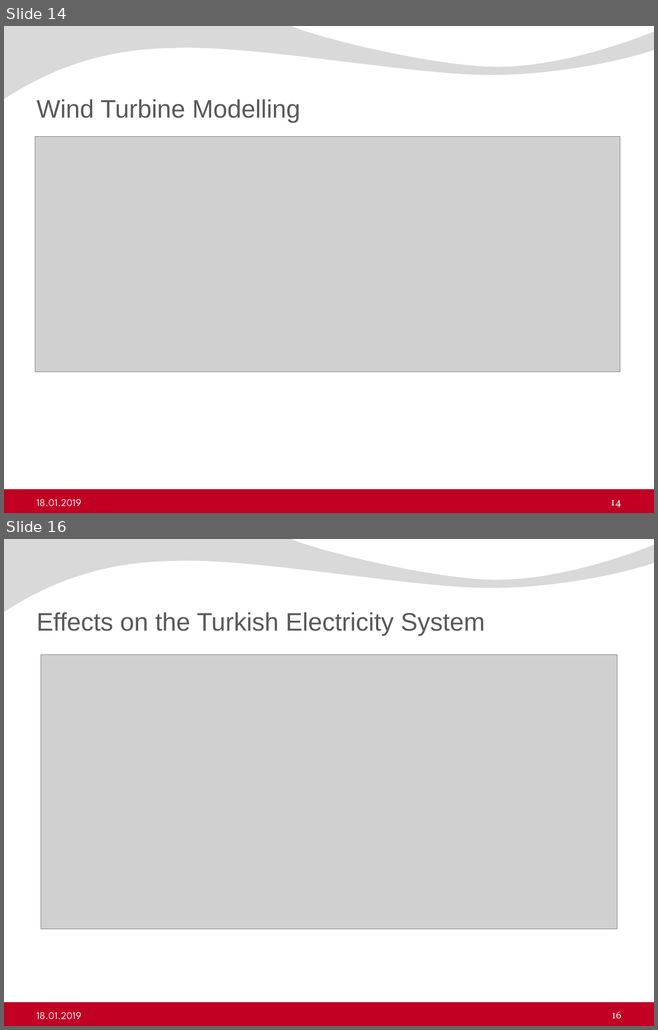
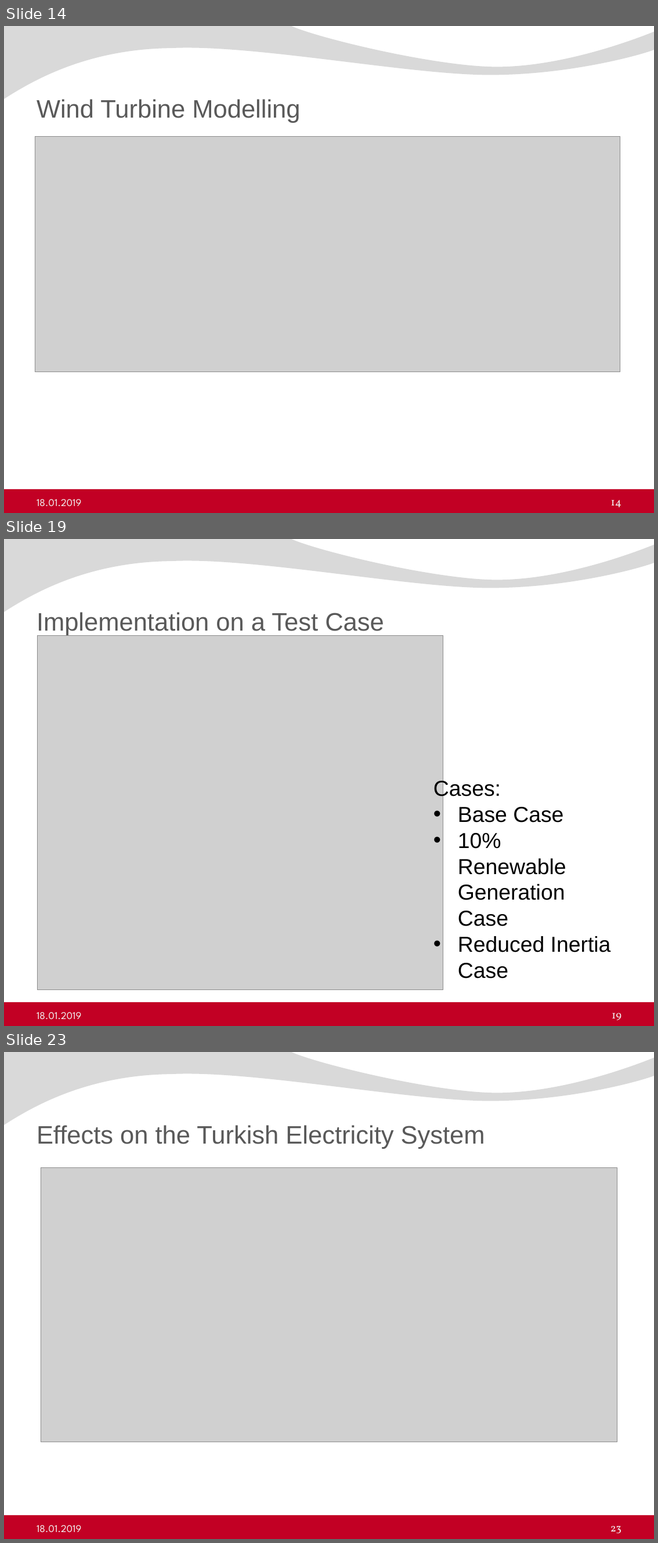
Before and after one commit to ErencanDuymaz/Research, a slide deck: Thesis/Thesis Defence/Erencan_Duymaz_thesis_defence.pptx. Shown one above the other, each under a label of ours: slides 14 and 16 before the commit, slides 14, 19 and 23 after it; the slides between them are not shown. The pictures are 658x1030 and 658x1543 pixels, drawn with LibreOffice and Linux fonts; fonts in the diff are those of the drawing; grey boxes stand for pictures; background and template pictures are left out. Boxes give left, top, right and bottom in pixels: in the first picture for what was removed or moved away, otherwise in the second. Text is boxed around its words. In the diff, an @@ line names an element or a change of style, - is before the commit and + after.

```diff
--- a/Thesis/Thesis Defence/Erencan_Duymaz_thesis_defence.pptx
+++ b/Thesis/Thesis Defence/Erencan_Duymaz_thesis_defence.pptx
@@ slide 19 added at <box>4,539,654,1026</box>, background #FFFFFF; not listed: 2 template elements that a slide beside it also shows @@
@@ title added at <box>36,612,384,636</box>, 28 pt, text #595959 @@
+Implementation on a Test Case
@@ picture added at <box>37,635,442,989</box> @@
@@ text added at <box>433,779,611,979</box>, 24 pt, text #000000 @@
+Cases:
+• Base Case
+• 10% Renewable Generation Case
+• Reduced Inertia Case
@@ text added at <box>36,1012,81,1019</box>, 11.5 pt, text #F2F2F2 @@
+18.01.2019
@@ page number added at <box>611,1013,621,1020</box>, 12 pt, text #F2F2F2 @@
+19
@@ what was slide 16 is now slide 23 @@
@@ page number at <box>610,1526,621,1533</box>: text changed @@
-16
+23
```
Also in this commit, not shown: 1 slide changed, 6 other slides added, 9 other files.
